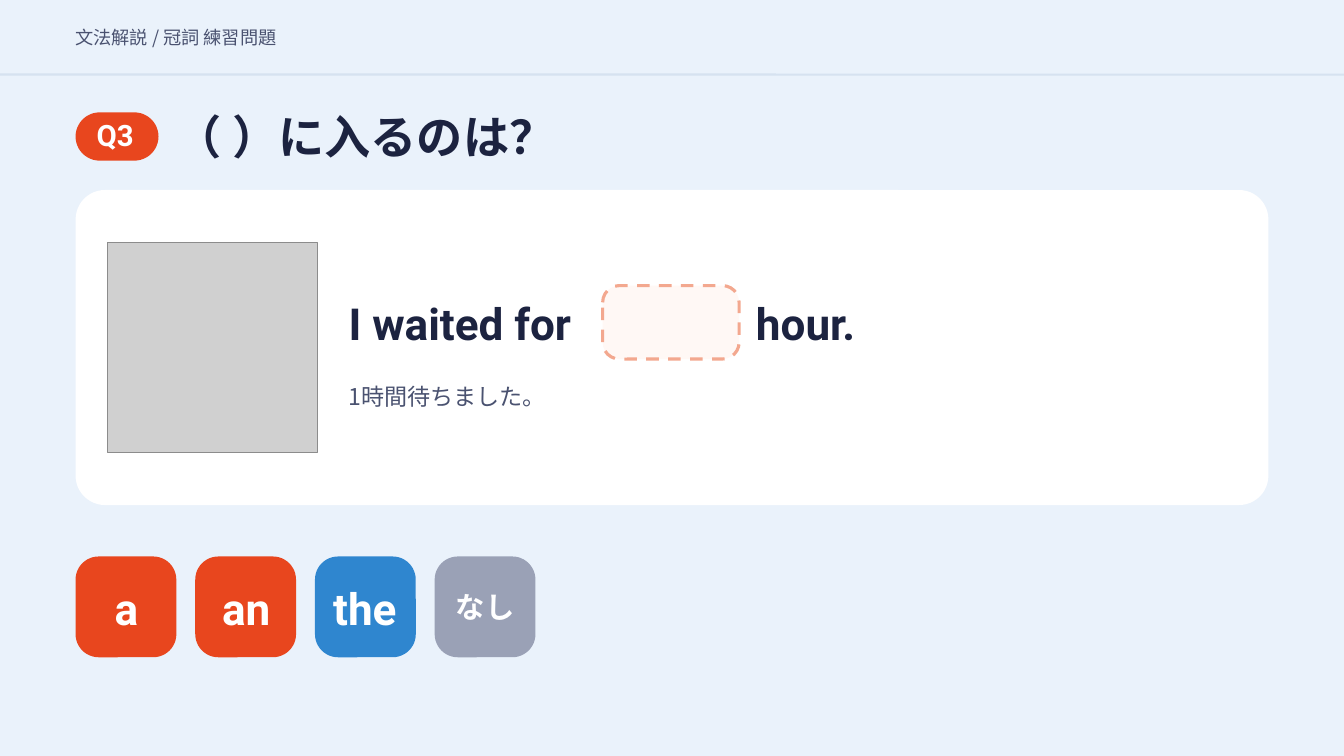
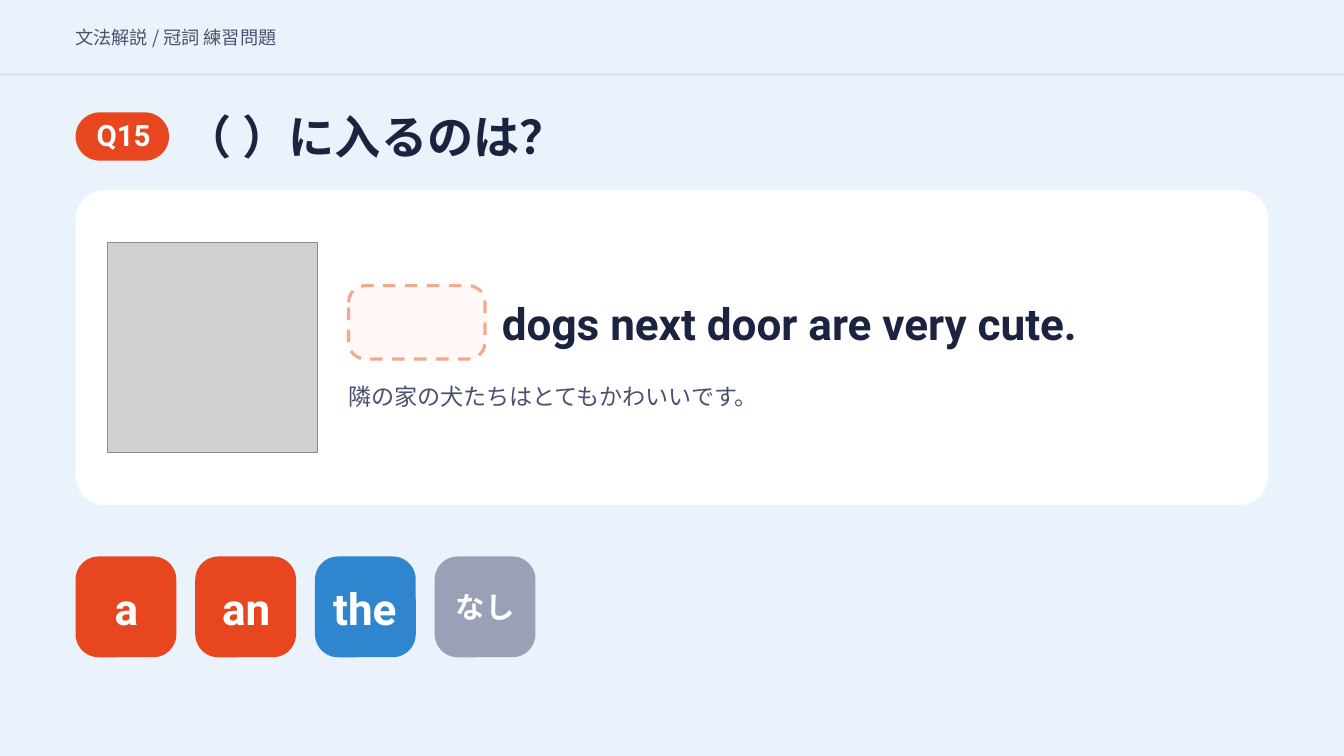
Before and after one commit to hinakajisaki-dev/hina-english, a slide deck: slide 35 of matome/articles-4/articles-4-slides.pptx (slide 9 before the commit). Drawn at 1344x756 pixels with LibreOffice and Linux fonts; fonts in the diff are those of the drawing; grey boxes stand for pictures. Boxes give left, top, right and bottom in pixels: in the first picture for what was removed or moved away, otherwise in the second. Text is boxed around its words. In the diff, an @@ line names an element or a change of style, - is before the commit and + after.

```diff
--- a/matome/articles-4/articles-4-slides.pptx
+++ b/matome/articles-4/articles-4-slides.pptx
@@ rounded rectangle: place and size @@
-rounded rectangle at bbox=[76, 112, 158, 160]
+rounded rectangle at bbox=[76, 112, 169, 160]
@@ text "（ ）に入るのは？": place and size @@
-text "（ ）に入るのは？" at bbox=[232, 114, 555, 159]
+text "（ ）に入るのは？" at bbox=[243, 114, 566, 159]
@@ text removed at bbox=[97, 124, 134, 150] @@
-Q3
@@ text added at bbox=[97, 125, 151, 150], 21 pt, text #FFFFFF, bold @@
+Q15
@@ rounded rectangle: place and size @@
-rounded rectangle at bbox=[603, 285, 739, 359]
+rounded rectangle at bbox=[349, 285, 485, 359]
@@ text removed at bbox=[349, 306, 571, 341] @@
-I waited for
@@ text added at bbox=[502, 307, 1077, 350], 31.5 pt, text #1C2340, bold @@
+dogs next door are very cute.
@@ text removed at bbox=[756, 307, 855, 341] @@
-hour.
@@ text removed at bbox=[349, 385, 546, 407] @@
-1時間待ちました。
@@ text added at bbox=[349, 385, 758, 407], 16.5 pt, text #4A5270 @@
+隣の家の犬たちはとてもかわいいです。
```
Also in this commit, not shown: 49 other slides changed, 1 slide added, 2 slides removed, 3 other files.
